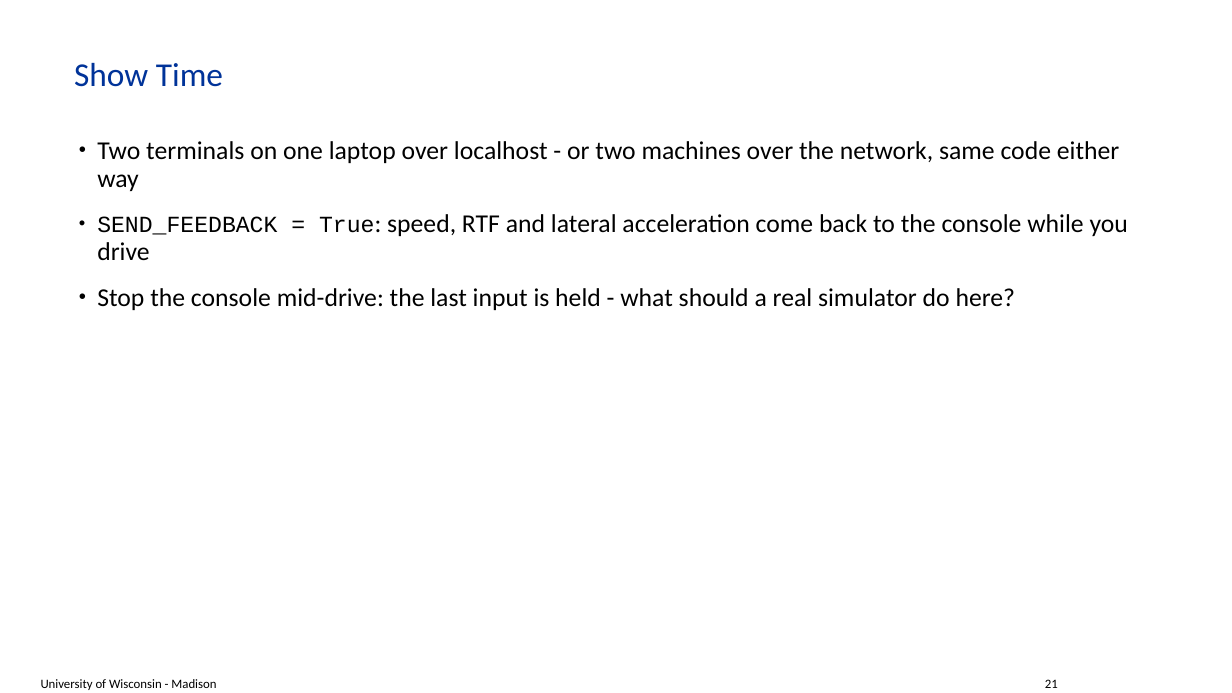
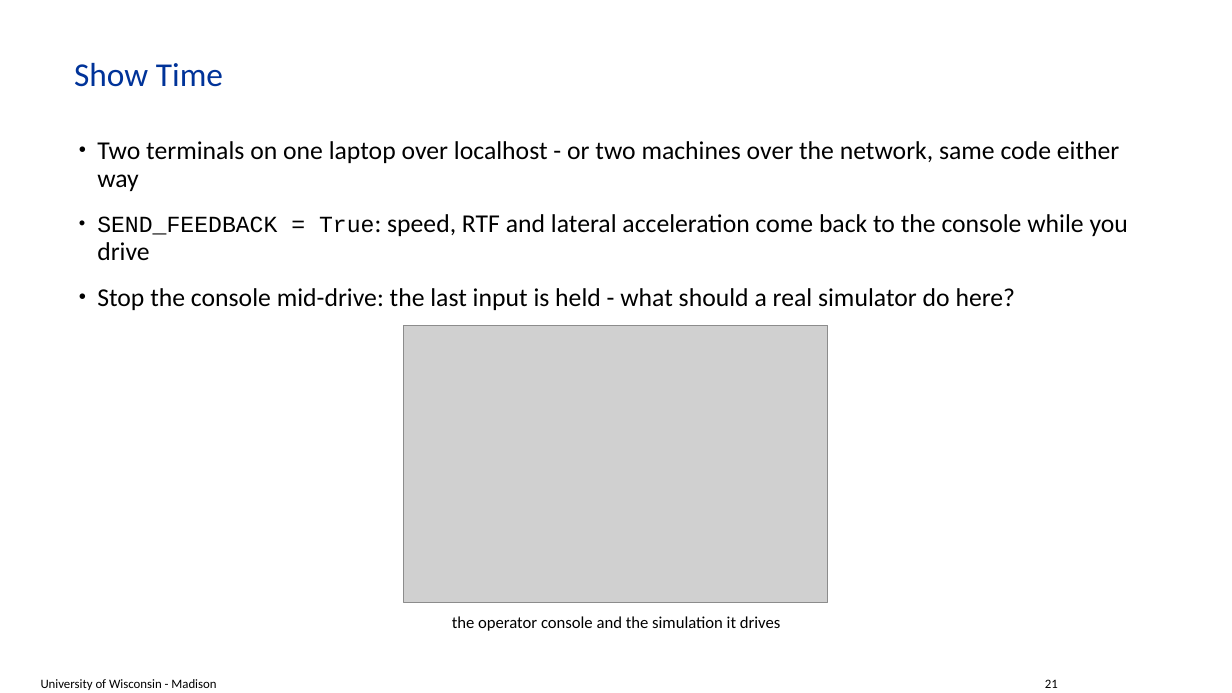
Before and after one commit to ksha23/chrono-hil-tutorial, a slide deck: slide 21 of tutorial_HIL_driver.pptx. Drawn at 1232x693 pixels with LibreOffice and Linux fonts; fonts in the diff are those of the drawing; grey boxes stand for pictures; background and template pictures are left out. Boxes give left, top, right and bottom in pixels: in the first picture for what was removed or moved away, otherwise in the second. Text is boxed around its words. In the diff, an @@ line names an element or a change of style, - is before the commit and + after.

```diff
--- a/tutorial_HIL_driver.pptx
+++ b/tutorial_HIL_driver.pptx
@@ picture added at (404, 325, 828, 603) @@
@@ text added at (452, 616, 781, 631), 13 pt, text #000000 @@
+the operator console and the simulation it drives
```
Also in this commit, not shown: 3 other slides changed, 9 other files.
